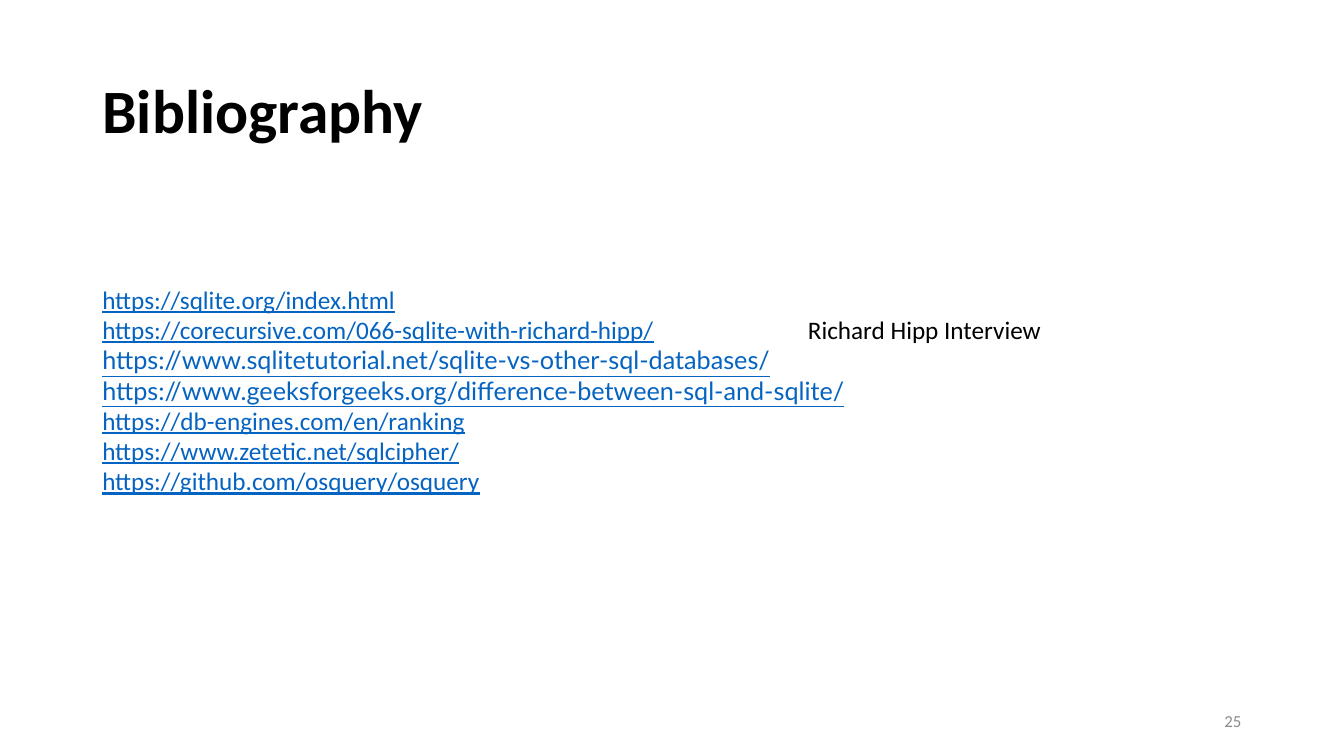
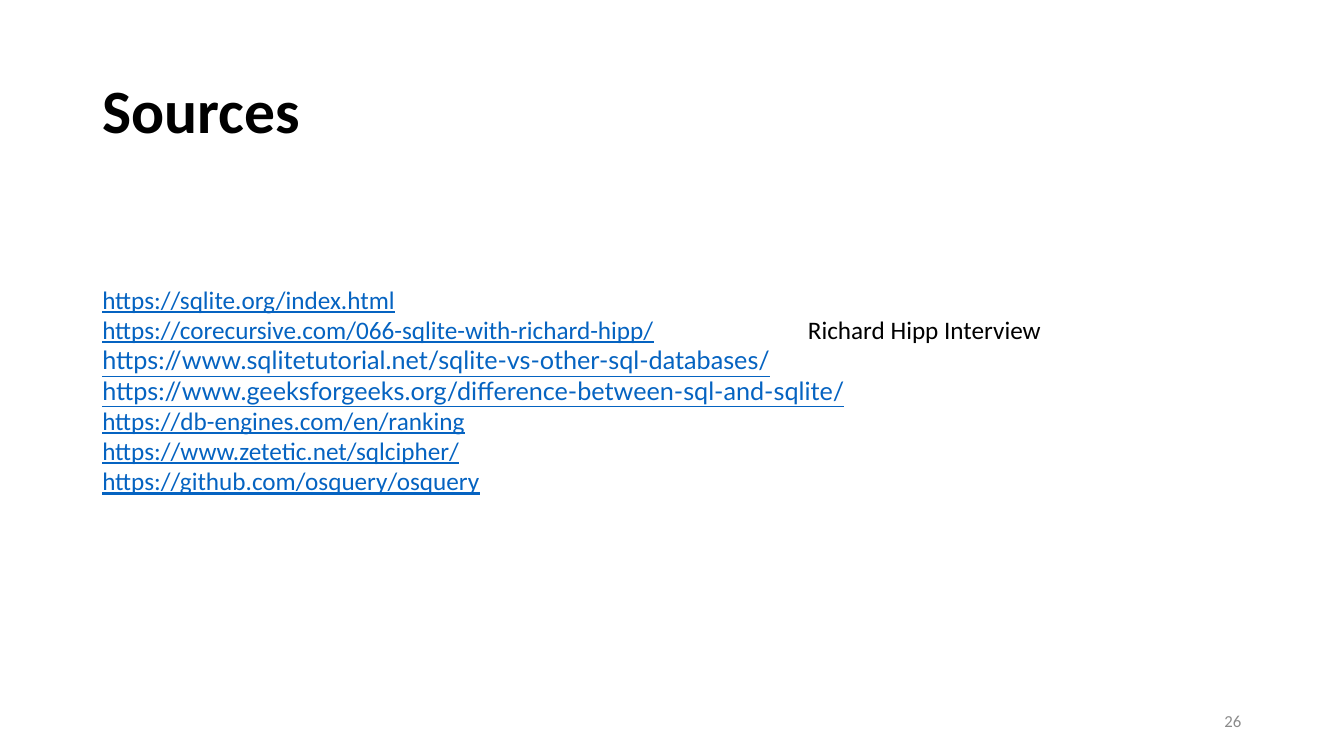
Before and after one commit to AntonioPirani/SQLiteProject, a slide deck: slide 26 of Presentation.pptx (slide 25 before the commit). Drawn at 1344x756 pixels with LibreOffice and Linux fonts; fonts in the diff are those of the drawing. Boxes give left, top, right and bottom in pixels: in the first picture for what was removed or moved away, otherwise in the second. Text is boxed around its words. In the diff, an @@ line names an element or a change of style, - is before the commit and + after.

```diff
--- a/Presentation.pptx
+++ b/Presentation.pptx
@@ title at (102, 92, 299, 134): text changed @@
-Bibliography
+Sources
@@ page number at (1224, 716, 1241, 727): text changed @@
-25
+26
```
Also in this commit, not shown: 3 other slides changed, 1 slide added, 1 other file.
